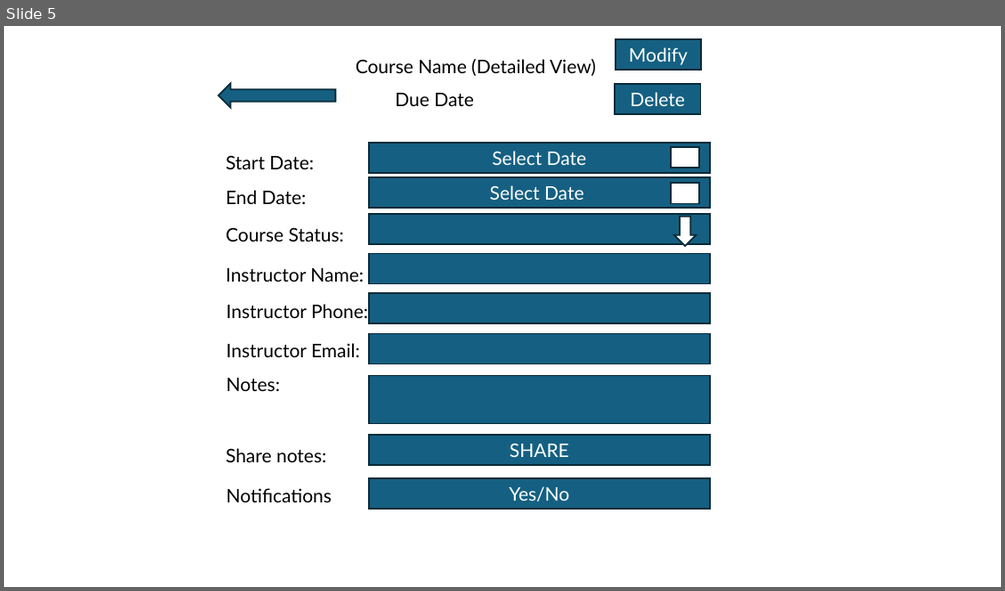
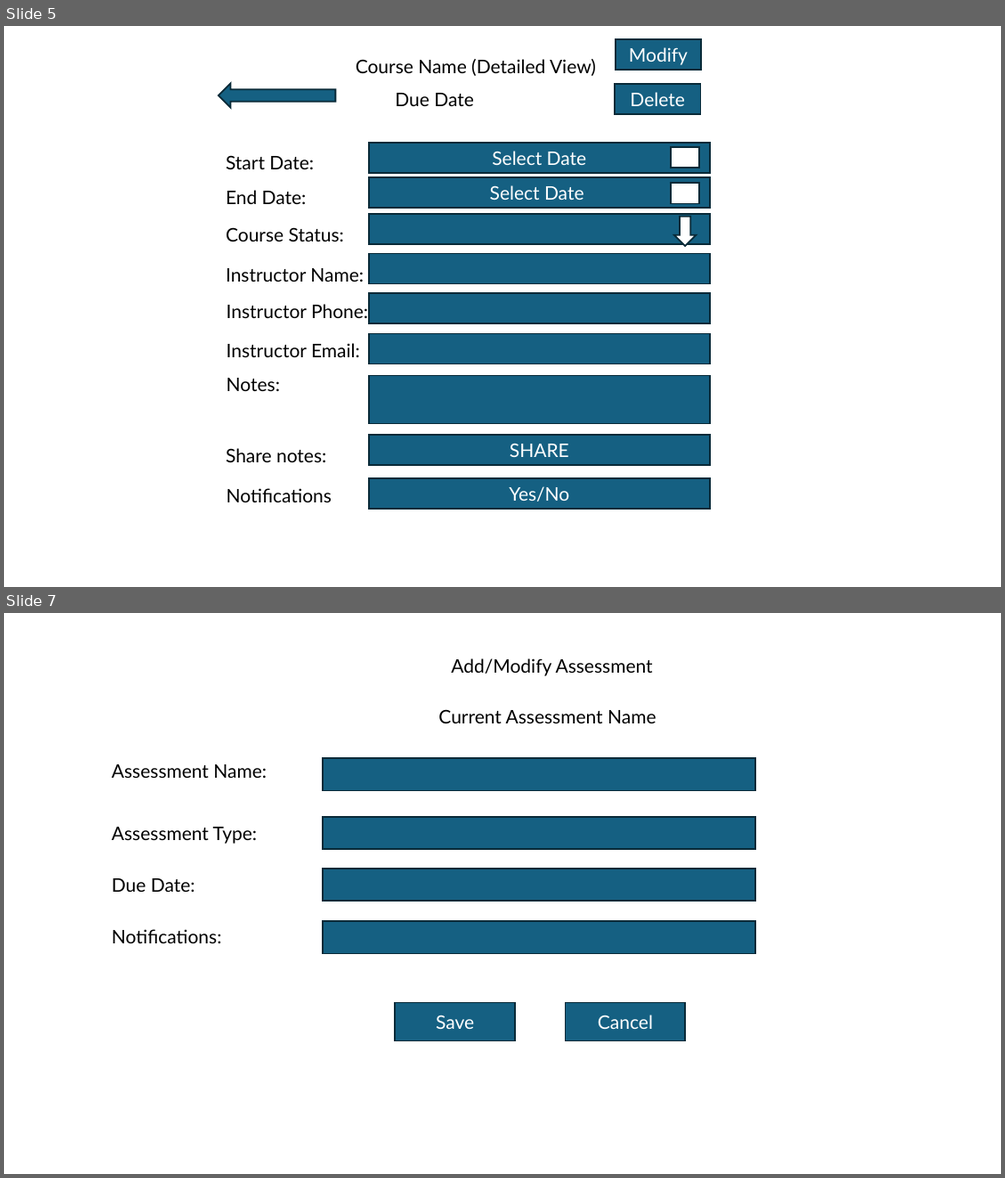
Before and after one commit to rpotesmangra11/C971-Mobile-App-Development, a slide deck: b1.pptx. Shown one above the other, each under a label of ours: slide 5 before the commit, slides 5 and 7 after it; the slides between them are not shown. The pictures are 1005x591 and 1005x1178 pixels, drawn with LibreOffice and Linux fonts; fonts in the diff are those of the drawing. Boxes give left, top, right and bottom in pixels: in the first picture for what was removed or moved away, otherwise in the second. Text is boxed around its words. In the diff, an @@ line names an element or a change of style, - is before the commit and + after.

Commit message:
B3 - add assessments

```diff
--- a/b1.pptx
+++ b/b1.pptx
@@ slide 7 added at [4,613,1001,1174], background #FFFFFF @@
@@ text added at [451,658,653,676], 18 pt, text #000000 @@
+Add/Modify Assessment
@@ text added at [438,709,655,723], 18 pt, text #000000 @@
+Current Assessment Name
@@ text added at [112,764,267,778], 18 pt, text #000000 @@
+Assessment Name:
@@ rectangle added at [323,758,755,790], fill #156082, outline #092A39 1.5 pt @@
@@ rectangle added at [323,817,755,849], fill #156082, outline #092A39 1.5 pt @@
@@ text added at [112,827,257,844], 18 pt, text #000000 @@
+Assessment Type:
@@ text added at [112,878,195,892], 18 pt, text #000000 @@
+Due Date:
@@ rectangle added at [323,868,755,900], fill #156082, outline #092A39 1.5 pt @@
@@ text added at [112,929,222,943], 18 pt, text #000000 @@
+Notifications:
@@ rectangle added at [323,921,755,953], fill #156082, outline #092A39 1.5 pt @@
@@ rectangle added at [395,1003,515,1041], fill #156082, outline #092A39 1.5 pt, 18 pt, text #FFFFFF @@
+Save
@@ rectangle added at [566,1003,685,1041], fill #156082, outline #092A39 1.5 pt, 18 pt, text #FFFFFF @@
+Cancel
```
Also in this commit, not shown: 1 slide changed, 1 other slide added, 2 slides removed.
